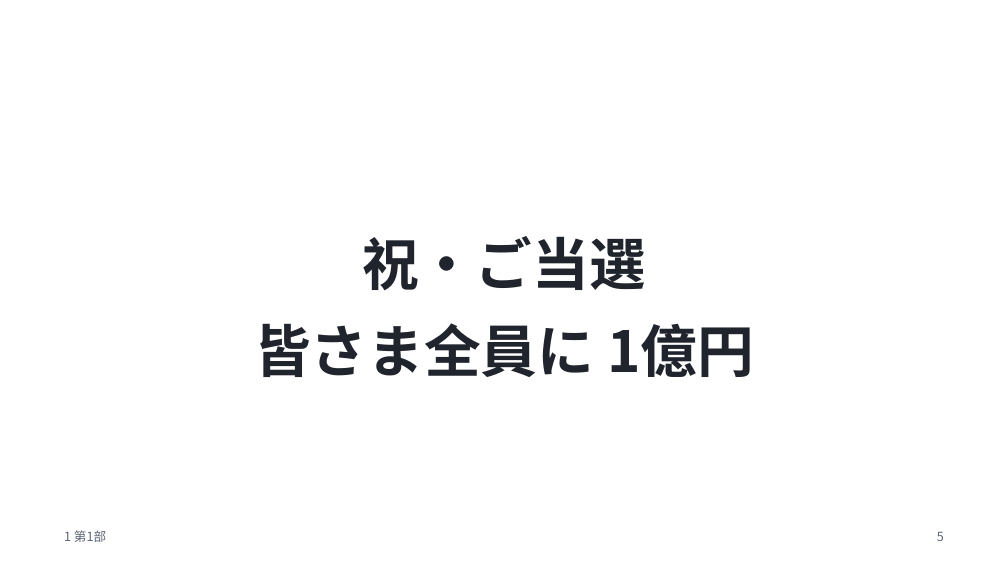
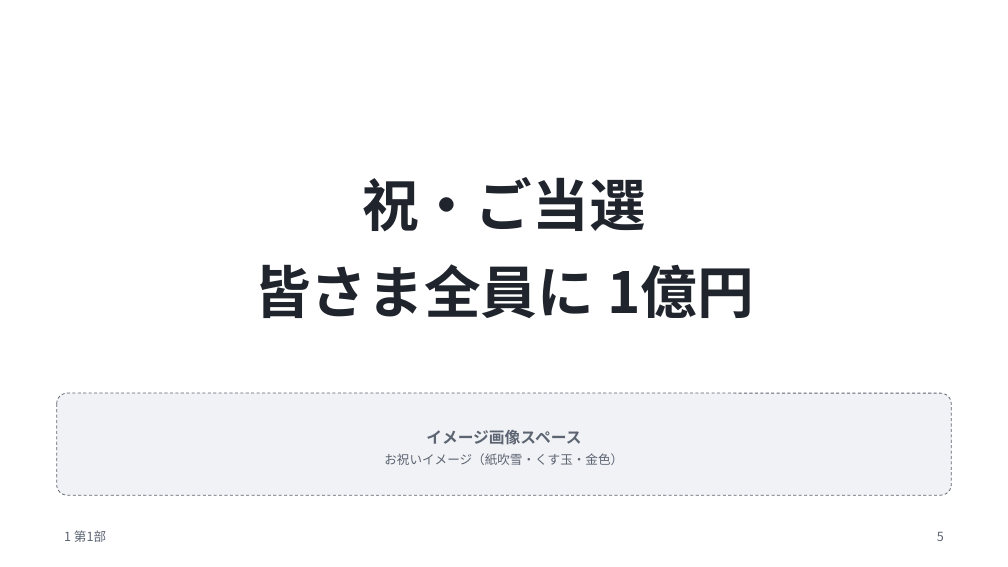
Before and after one commit to meitekku/deepfake-talk-v2, a slide deck: slide 5 of slides/deepfake-talk.pptx. Drawn at 1008x567 pixels with LibreOffice and Linux fonts; fonts in the diff are those of the drawing. Boxes give left, top, right and bottom in pixels: in the first picture for what was removed or moved away, otherwise in the second. Text is boxed around its words. In the diff, an @@ line names an element or a change of style, - is before the commit and + after.

Commit message:
画像プレースホルダ追加: 生成AI向き5枚(1億円/古い手紙/ニセ会議/声の材料/締め)に余白+注釈、生成プロンプト案はノートへ

```diff
--- a/slides/deepfake-talk.pptx
+++ b/slides/deepfake-talk.pptx
@@ text "祝・ご当選": place and size @@
-text "祝・ご当選" at <box>254,236,754,377</box>
+text "祝・ご当選" at <box>254,177,754,318</box>
@@ rounded rectangle added at <box>57,393,951,495</box>, fill #F1F2F5, outline #5C6472 0.75 pt dashed, 12 pt, text #5C6472 @@
+イメージ画像スペース
+お祝いイメージ（紙吹雪・くす玉・金色）
```
Also in this commit, not shown: 4 other slides changed, 5 other files.
